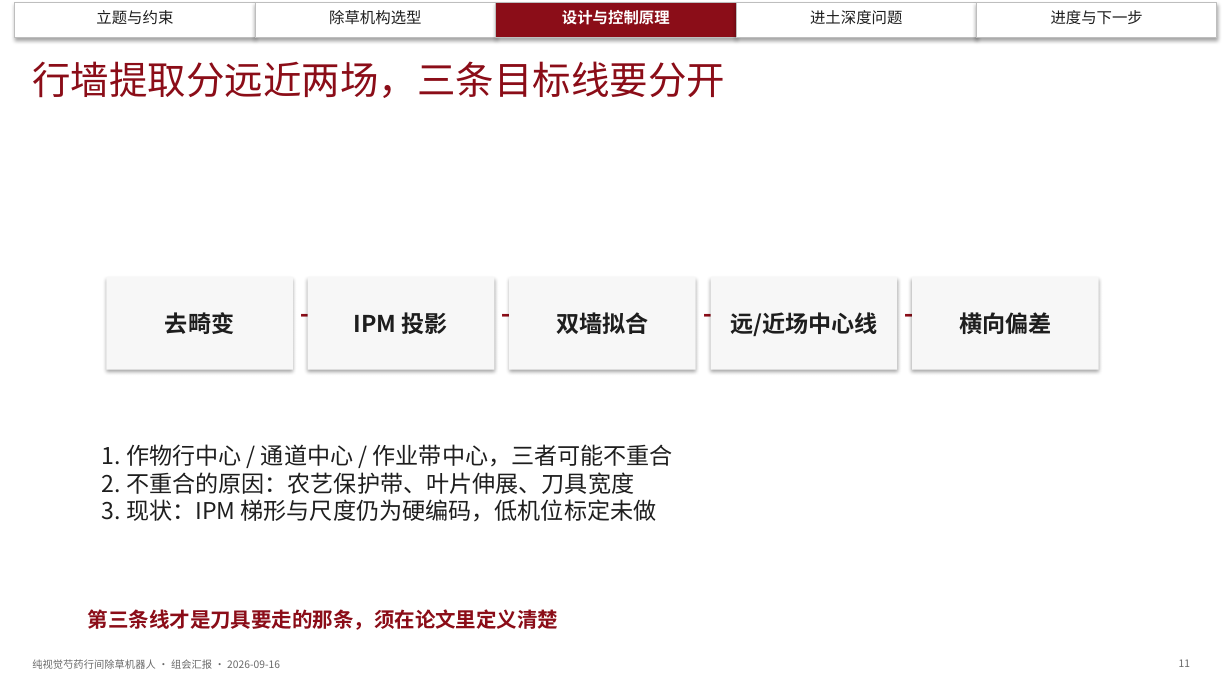
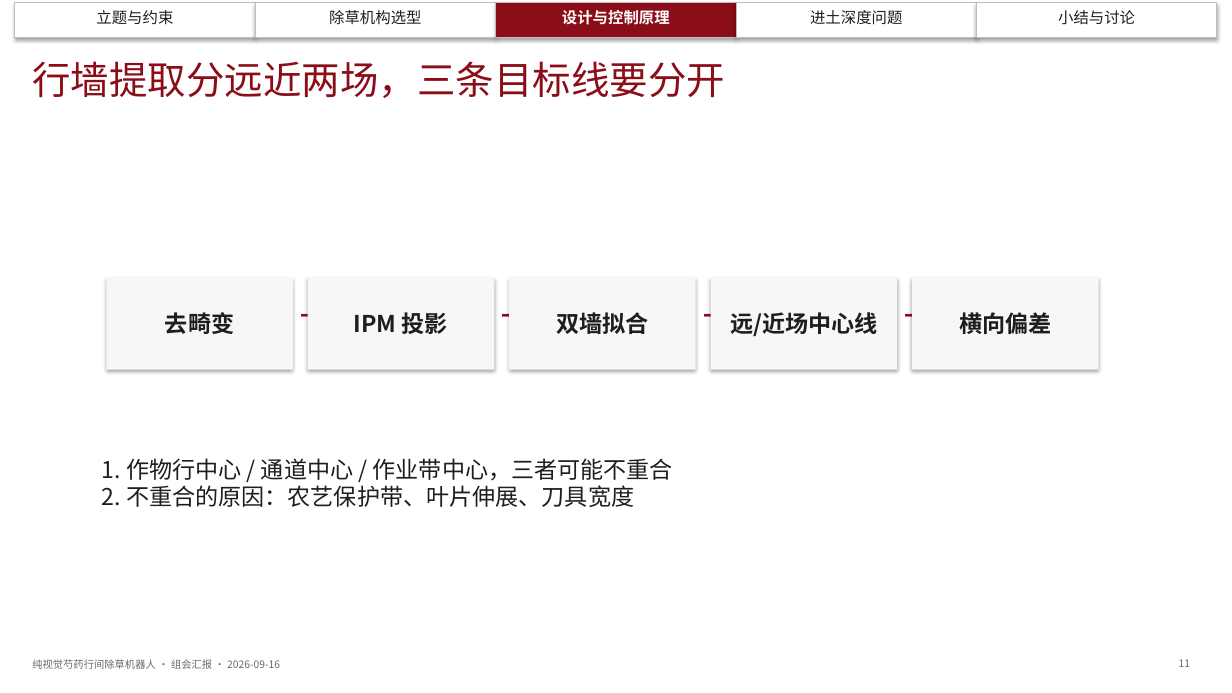
Before and after one commit to dangan2276326123-svg/zcode-chucao, a slide deck: slide 11 of docs/组会汇报_20260916/组会汇报_纯视觉芍药行间除草机器人_20260916.pptx. Drawn at 1232x693 pixels with LibreOffice and Linux fonts; fonts in the diff are those of the drawing. Boxes give left, top, right and bottom in pixels: in the first picture for what was removed or moved away, otherwise in the second. Text is boxed around its words. In the diff, an @@ line names an element or a change of style, - is before the commit and + after.

Commit message:
组会汇报 deck 第 2 版（09-16）：删进度页、第13页改直白版、15/16页重构为挂草与撞石主动抬刀
汇报人自己改了 pptx，先把他 6 处手改回写进 plan 作为权威内容再重出，避免覆盖：
汇报人姓名、行距 30~40cm、坡地 0~15°、删"未登记项"行、第 9 页去 mIoU 数字、
第 10 页删两条、第 11 页删"IPM 硬编码"、第 16 页判定依据去前缀。

结构变更：
- 删第 17 页进度表（汇报人要求）；结尾页保留，导航末段改名"小结与讨论"，
  三条讨论问题放回结尾 → deck 18 → 17 页
- 第 13 页标题改"中间刀还不能叫闭环：刀到位了，相机看不出来"，五条 bullet 全部
  重写为可讲版本（相机在车架上→刀移过去图像偏差不变→PID 把不变量当误差）
- 第 15/16 页按汇报人澄清重构：开放问题不是"定深精度"，而是**挂草缠绕与撞石头
  都无法感知、无法主动抬刀**。解法分两层：撞石靠机械卸载（剪切销/弹簧，不依赖
  传感器），挂草靠电机电流趋势（阈值须台架标定）；并写明 10 mm/s 抬 50 mm 要 5 秒，
  抬刀速度本身是瓶颈

诚实性守住两处：板上 ACS712 登记对象是**行走电机回路**，是否覆盖电推杆未跟线，
故页面写"待跟线确认"而不是"硬件已有只缺代码"；限幅数字保留"纯函数复现"限定词。

溯源表改为由 plan+证据合同自动生成，不会再与 deck 脱节；两个校验器均 passed，
PowerPoint COM 重导 17 张 PNG 目视复核（单页 PNG 仍不入库，一条命令可再生）。

台账：新增 Hw-19（行距/坡度现场确认值 vs ch02:14 冲突，论文待改 + 通过性余量待重算）；
Fw-11 状态补 09-14 已编码已编译；修 Fw-10/11/12 与 Hw-15/16 五行单元格数与表头不符
导致的表格错位（纯补齐列，未改任何原文字）。

```diff
--- a/docs/组会汇报_20260916/组会汇报_纯视觉芍药行间除草机器人_20260916.pptx
+++ b/docs/组会汇报_20260916/组会汇报_纯视觉芍药行间除草机器人_20260916.pptx
@@ text at [1058,10,1135,25]: text changed @@
-进度与下一步
+小结与讨论
@@ text at [102,458,673,507]: text changed @@
-1. 作物行中心 / 通道中心 / 作业带中心，三者可能不重合
-2. 不重合的原因：农艺保护带、叶片伸展、刀具宽度
-3. 现状：IPM 梯形与尺度仍为硬编码，低机位标定未做
+1. 作物行中心 / 通道中心 / 作业带中心，三者可能不重合
+2. 不重合的原因：农艺保护带、叶片伸展、刀具宽度
@@ text removed at [88,609,559,630] @@
-第三条线才是刀具要走的那条，须在论文里定义清楚
```
Also in this commit, not shown: 15 other slides changed, 1 slide removed, 7 other files.
